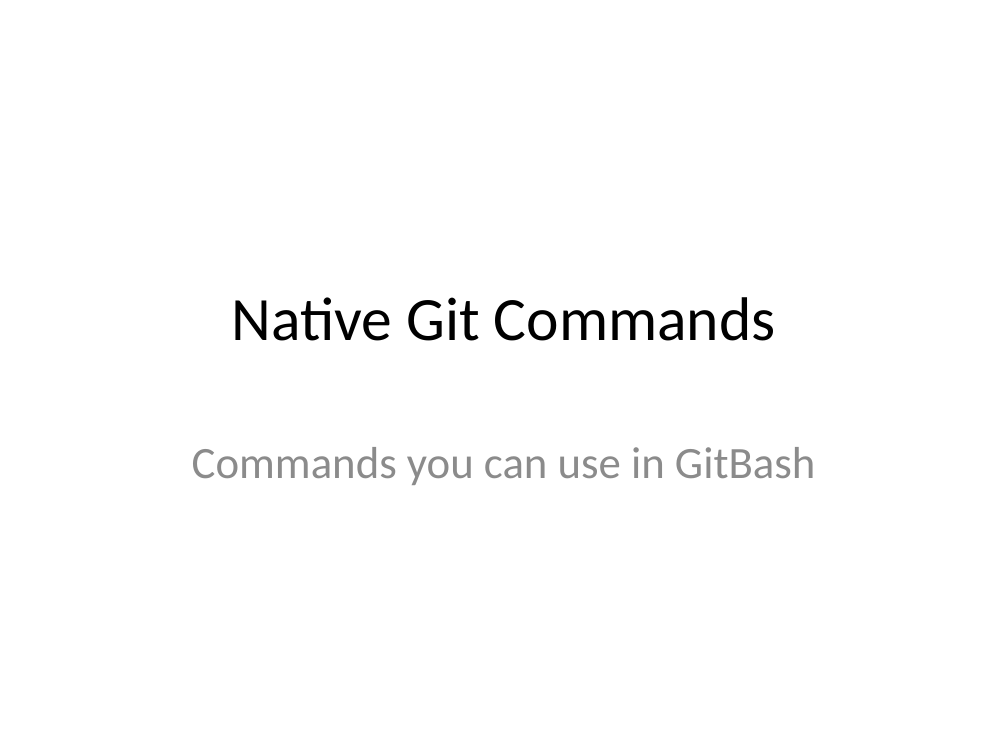
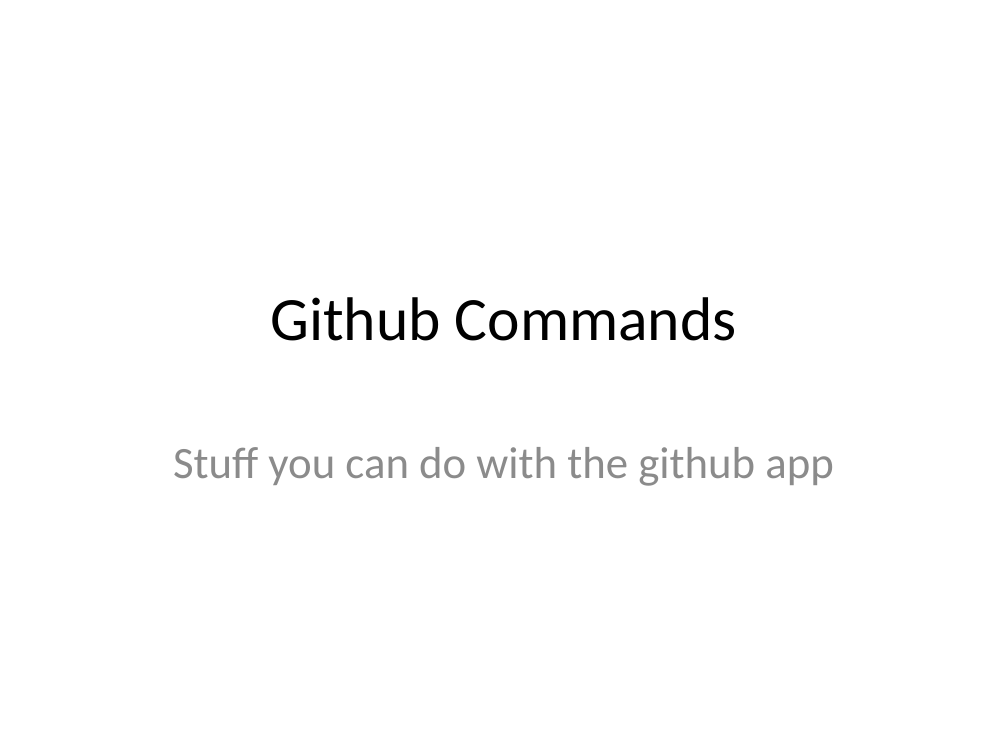
Before and after one commit to JaceTan/programming-notes, a slide deck: slide 1 of Github Commands.pptx. Drawn at 1008x756 pixels with LibreOffice and Linux fonts; fonts in the diff are those of the drawing. Boxes give left, top, right and bottom in pixels: in the first picture for what was removed or moved away, otherwise in the second. Text is boxed around its words. In the diff, an @@ line names an element or a change of style, - is before the commit and + after.

Commit message:
renamed branching strat file and renamed title for github commands

```diff
--- a/Github Commands.pptx
+++ b/Github Commands.pptx
@@ title at <box>270,297,737,341</box>: text changed @@
-Native Git Commands
+Github Commands
@@ subtitle at <box>173,447,834,486</box>: text changed @@
-Commands you can use in GitBash
+Stuff you can do with the github app
```
Also in this commit, not shown: 1 slide removed, 3 other files.
